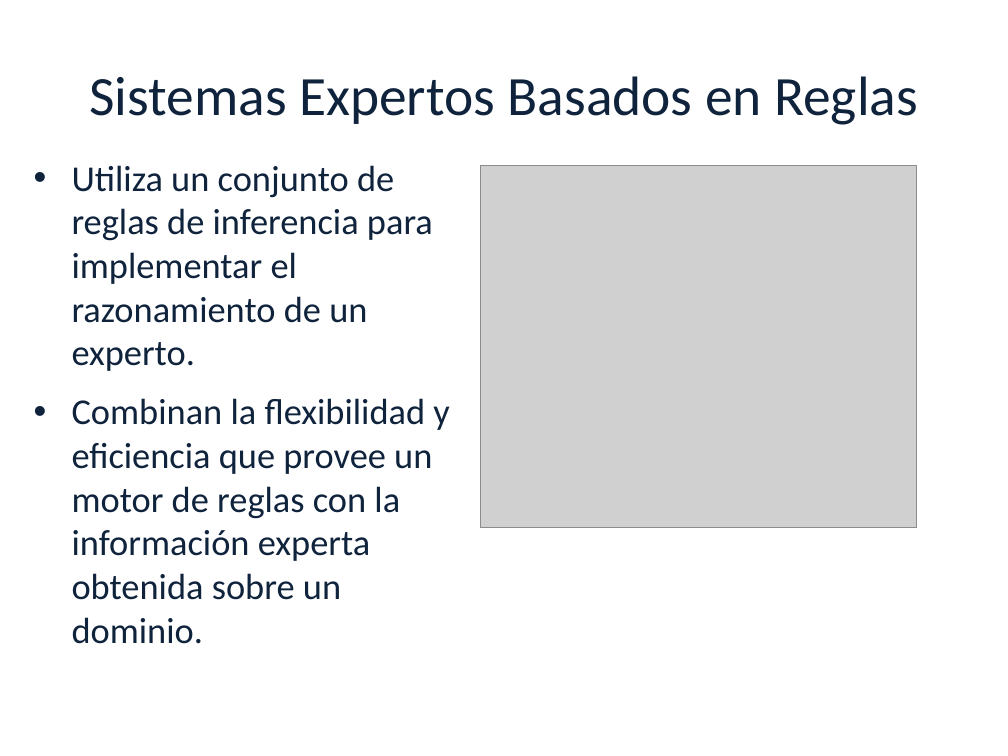
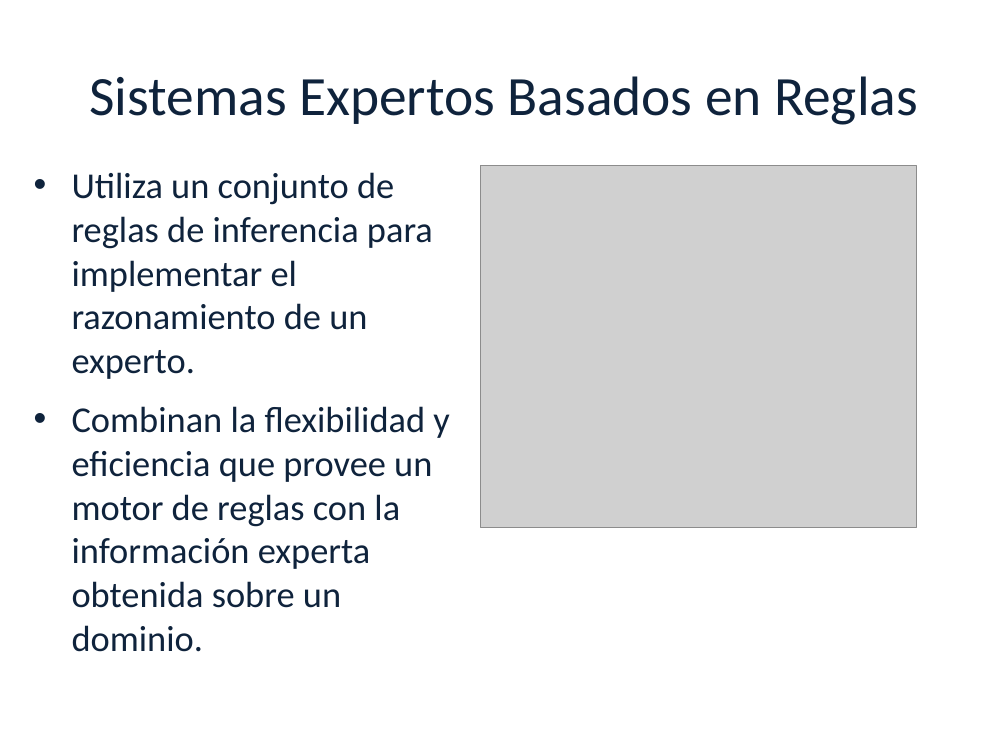
Before and after one commit to luciamasolaP/proyectofinal-informe, a slide deck: slide 13 of presentacion/Aspect Mining2-primera parte.pptx. Drawn at 1008x756 pixels with LibreOffice and Linux fonts; fonts in the diff are those of the drawing; grey boxes stand for pictures; background and template pictures are left out. Boxes give left, top, right and bottom in pixels: in the first picture for what was removed or moved away, otherwise in the second. Text is boxed around its words. In the diff, an @@ line names an element or a change of style, - is before the commit and + after.

```diff
--- a/presentacion/Aspect Mining2-primera parte.pptx
+++ b/presentacion/Aspect Mining2-primera parte.pptx
@@ text "Utiliza un conjunto de reglas ..." moved from (x1=72, y1=165, x2=449, y2=644) to (x1=72, y1=172, x2=449, y2=652) @@
```
Also in this commit, not shown: 16 other slides changed.
